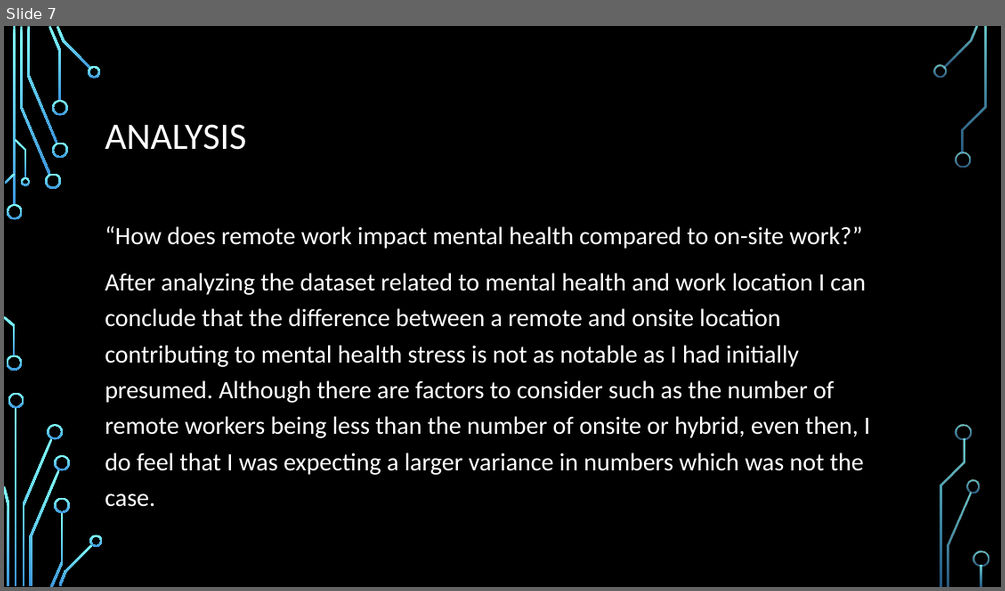
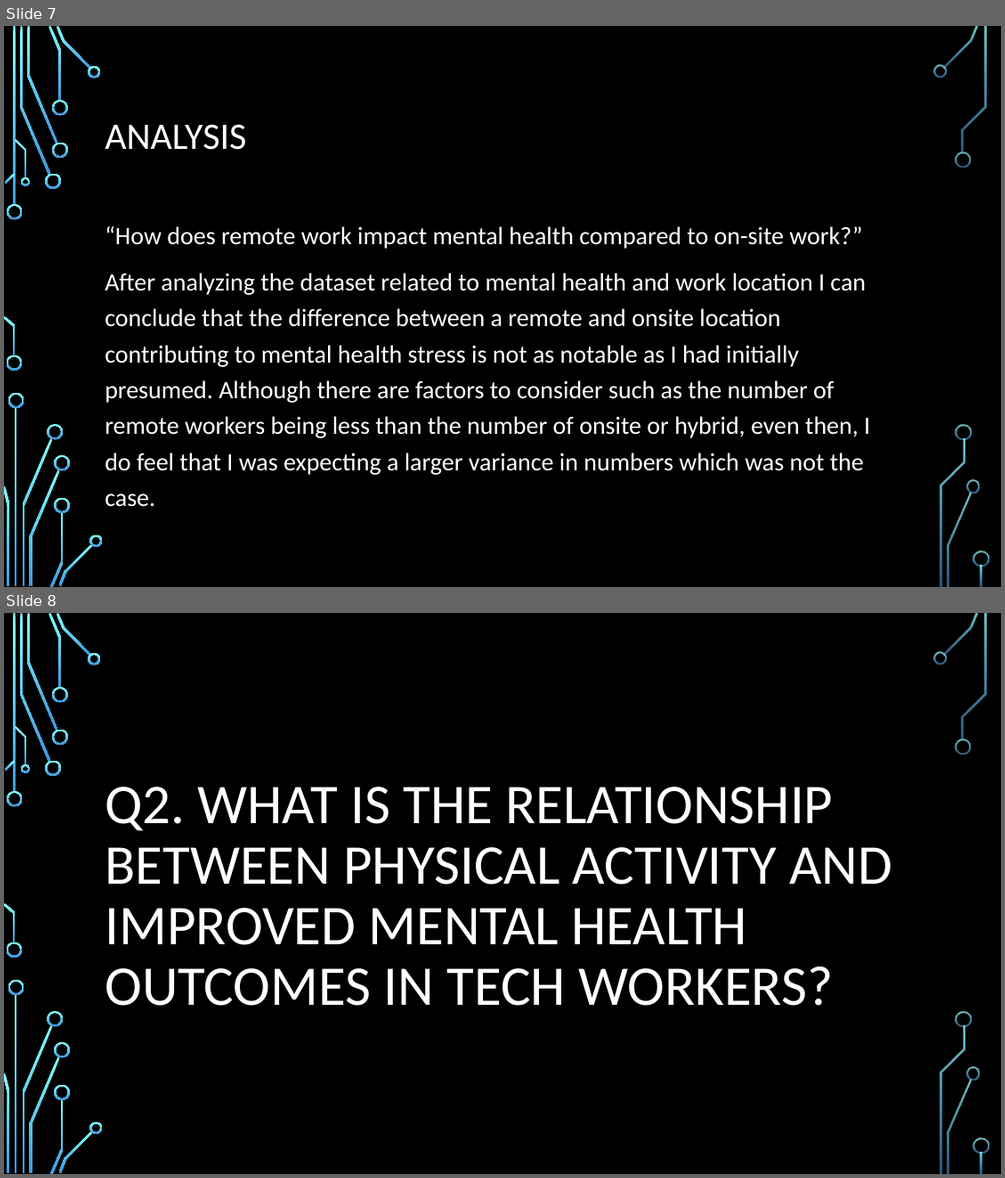
Before and after one commit to CaptDon71/Project-1-Research-Presentation, a slide deck: Ilsa-Presentation1.pptx. Shown one above the other, each under a label of ours: slide 7 before the commit, slides 7 and 8 after it. The pictures are 1005x591 and 1005x1178 pixels, drawn with LibreOffice and Linux fonts; fonts in the diff are those of the drawing; background and template pictures are left out. Boxes give left, top, right and bottom in pixels: in the first picture for what was removed or moved away, otherwise in the second. Text is boxed around its words. In the diff, an @@ line names an element or a change of style, - is before the commit and + after.

```diff
--- a/Ilsa-Presentation1.pptx
+++ b/Ilsa-Presentation1.pptx
@@ slide 8 added at [4,613,1001,1174], background picture (left out); not listed: 36 template elements that a slide beside it also shows @@
@@ title added at [105,787,892,1005], 54 pt, text #FFFFFF @@
+Q2. WHAT IS THE RELATIONSHIP BETWEEN PHYSICAL ACTIVITY AND IMPROVED MENTAL HEALTH OUTCOMES IN TECH WORKERS?
```
Also in this commit, not shown: 4 other slides added.
